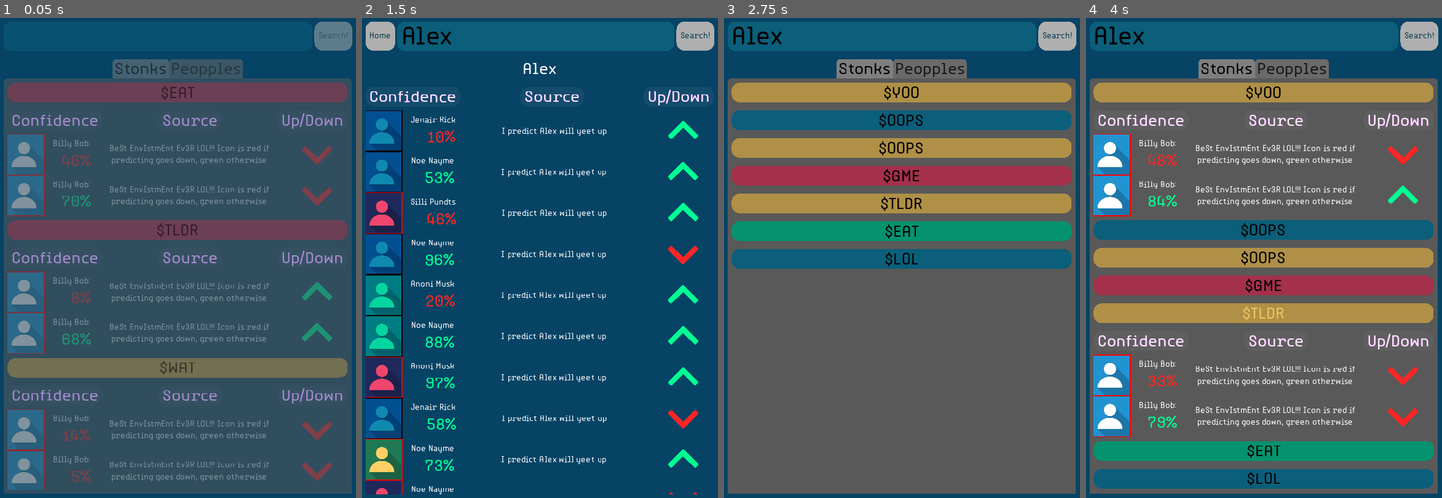
Above: before the commit, frames 1-4 (left to right).
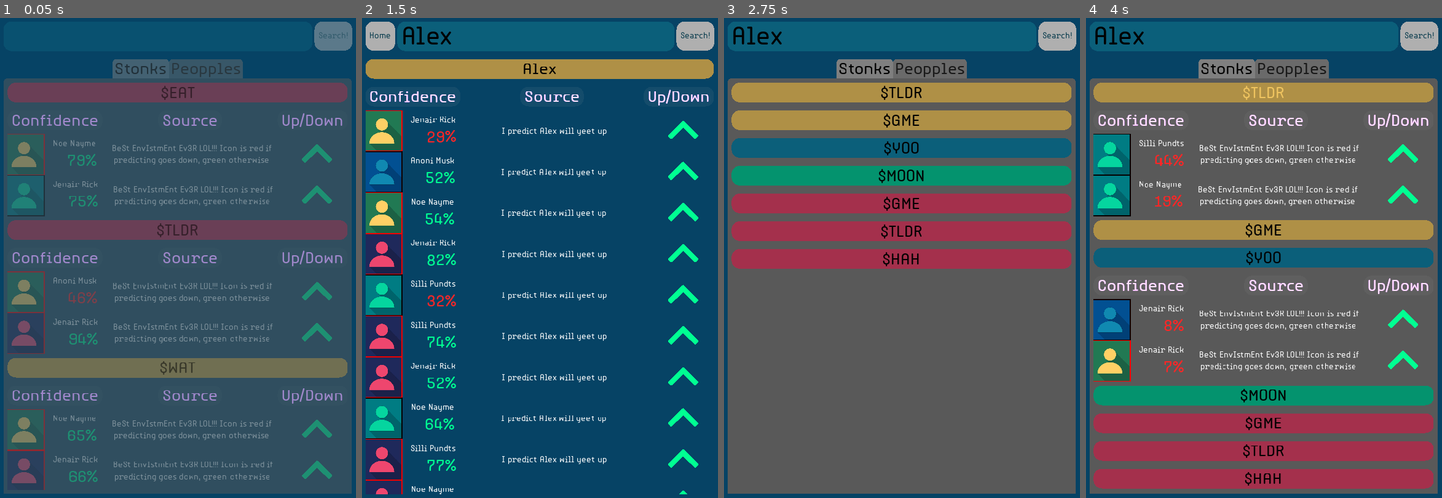
Above: after the commit, the same moments.

Repository: Hackathons-Other/AARC
Game: Godot game, scene res://Scene/Home.tscn
The game is run twice, just before and just after one commit, with the same random seed, the same clock (stepped at 60 frames per second) and the same inputs.
Inputs (mouse positions are in pixels of both pictures, inside the frame that each line leads up to):
- Up to frame 1 (0.05 s): no input
- Up to frame 2 (1.5 s): click (518, 37) at 0.52 s; type "Alex" at 0.6 s; click "Search!" at 1.25 s
- Up to frame 3 (2.75 s): click "Home" at 2 s
- Up to frame 4 (4 s): click "$YOO" at 2.75 s; click "$TLDR" at 3.5 s

The runs differ from the first frame. In frame 1, 9.7% of the frame differs, in the area x 2-94%, y 24-99%; in frame 2, 12%; in frame 3, 23%; in frame 4, 39%, in the area x 2-98%, y 14-99%.

Commit message:
More eye candy

Diff:
--- a/DeMythyfi_App/Global.gd
+++ b/DeMythyfi_App/Global.gd
@@ -1,4 +1,6 @@
 extends Node
+
+
 
 var searched: String = ""
 var colors : PoolColorArray= [
--- a/DeMythyfi_App/Scene/Header.tscn
+++ b/DeMythyfi_App/Scene/Header.tscn
@@ -54,7 +54,7 @@
 rect_min_size = Vector2( 164, 0 )
 size_flags_stretch_ratio = 0.4
 
-[node name="Label4" type="Button" parent="Label"]
+[node name="Confidence" type="Button" parent="Label"]
 margin_top = 12.0
 margin_right = 164.0
 margin_bottom = 26.0
@@ -74,7 +74,7 @@
 margin_bottom = 39.0
 size_flags_horizontal = 3
 
-[node name="Label5" type="Button" parent="Label2"]
+[node name="Source" type="Button" parent="Label2"]
 margin_left = 164.0
 margin_top = 12.0
 margin_right = 223.0
@@ -97,7 +97,7 @@
 "_edit_use_anchors_": false
 }
 
-[node name="Label6" type="Button" parent="Label3"]
+[node name="UpDown" type="Button" parent="Label3"]
 margin_top = 12.0
 margin_right = 120.0
 margin_bottom = 26.0
--- a/DeMythyfi_App/Scene/Home.gd
+++ b/DeMythyfi_App/Scene/Home.gd
@@ -4,6 +4,10 @@
 	$Body/SearchBar/TextEdit.text = Global.searched
 	if get_node_or_null("Anim"):
 		$Anim.play("Fade")
+	if get_node_or_null("Body/TabContainer/Stonks/Stonks"):
+		for child in $Body/TabContainer/Stonks/Stonks.get_children():
+			if child is Topic:
+				child._on_Toggle_button_down()
 
 func _on_Search_button_up() -> void:
 	Global.searched = $Body/SearchBar/TextEdit.text
--- a/DeMythyfi_App/Scene/Home.tscn
+++ b/DeMythyfi_App/Scene/Home.tscn
@@ -17,7 +17,7 @@
 tracks/0/imported = false
 tracks/0/enabled = true
 tracks/0/keys = {
-"points": PoolRealArray( 0, -0.0434416, -0.00520027, 0.0434416, 0.00520027, 1, -0.0468327, -0.0263637, 0.0468327, 0.0263637 ),
+"points": PoolRealArray( 0, -0.0434416, -0.00520027, 0.05, 0, 1, -0.05, 0, 0.0468327, 0.0263637 ),
 "times": PoolRealArray( 0, 0.1 )
 }
 
--- a/DeMythyfi_App/Scene/Home/Field.gd
+++ b/DeMythyfi_App/Scene/Home/Field.gd
@@ -7,16 +7,16 @@
 
 var confidence : float
 
-func _ready() -> void:
-	init_random()
+#func _ready() -> void:
+#	init_random()
 
-func change_quote(s: String) -> void:
+func set_quote(s: String) -> void:
 	$Quotes.text = s
 
-func change_name(to : String) -> void:
+func set_name(to : String) -> void:
 	$CenterContainer/Profile/Name.text = to
 
-func change_icon_color(color : Color) -> void:
+func set_color(color : Color) -> void:
 	Icon.modulate = color
 
 func set_confidence(conf: float) -> void:
@@ -25,13 +25,13 @@
 		Percent.modulate = Global.directional_colors[Global.down]
 	else:
 		Percent.modulate = Global.directional_colors[Global.up]
+	Percent.text = str(round(conf)) + "%"
 
 
 func init_random() -> void:
 	# TODO: Get actual dir
 	randomize()
 	set_confidence(randf() * 100)
-	Percent.text = str(round(confidence)) + "%"
 	var coin_flip := randi() % 2
 	if coin_flip == 1:
 		set_dir(Global.up)
@@ -39,8 +39,16 @@
 		set_dir(Global.down)
 
 func set_dir(dir: String) -> void:
+	"""Use Global.up or Global.down as dir"""
 	Direction.modulate = Global.directional_colors[dir]
 	if dir == Global.down:
 		Direction.flip_v = true
 	else:
 		Direction.flip_v = false
+
+
+func _on_Quotes_gui_input(event):
+	# enable for mobile: (event is InputEventScreenTouch or
+	if (event is InputEventMouseButton and event.button_index == BUTTON_LEFT) and event.pressed:
+#		print(event)
+		OS.shell_open("www.google.com")
--- a/DeMythyfi_App/Scene/Home/Field.tscn
+++ b/DeMythyfi_App/Scene/Home/Field.tscn
@@ -100,6 +100,8 @@
 margin_right = 64.0
 margin_bottom = 200.0
 rect_min_size = Vector2( 64, 64 )
+hint_tooltip = "Here's some information about the person"
+mouse_default_cursor_shape = 16
 size_flags_vertical = 3
 texture = ExtResource( 1 )
 expand = true
@@ -132,6 +134,9 @@
 margin_top = 24.0
 margin_right = 76.0
 margin_bottom = 63.0
+hint_tooltip = "Clicking will take you to how we calculated this score (stats)"
+mouse_filter = 1
+mouse_default_cursor_shape = 16
 size_flags_vertical = 1
 custom_fonts/font = ExtResource( 4 )
 text = "100%"
@@ -145,6 +150,9 @@
 margin_left = 188.0
 margin_right = 656.0
 margin_bottom = 200.0
+hint_tooltip = "www.link_to_source.com"
+mouse_filter = 1
+mouse_default_cursor_shape = 2
 size_flags_horizontal = 3
 size_flags_vertical = 5
 custom_fonts/font = ExtResource( 2 )
@@ -162,6 +170,8 @@
 margin_right = 800.0
 margin_bottom = 200.0
 rect_min_size = Vector2( 120, 64 )
+hint_tooltip = "Green up: this person thinks stock will rise, otherwise, red down"
+mouse_default_cursor_shape = 16
 size_flags_vertical = 3
 size_flags_stretch_ratio = 0.4
 texture = ExtResource( 5 )
@@ -170,3 +180,4 @@
 __meta__ = {
 "_edit_use_anchors_": false
 }
+[connection signal="gui_input" from="Quotes" to="." method="_on_Quotes_gui_input"]
--- a/DeMythyfi_App/Scene/Home/Topic.gd
+++ b/DeMythyfi_App/Scene/Home/Topic.gd
@@ -5,25 +5,30 @@
 export var fade_time := .2
 
 
-var names := ["$GME", "$MOON", "$OOPS", "$LOL", "$TLDR", "$WAT", "$YOO", "$EAT", "$HAH"]
+var descending := true
+var names : PoolStringArray = ["$GME", "$MOON", "$OOPS", "$LOL", "$TLDR", "$WAT", "$YOO", "$EAT", "$HAH"]
+var person_names : PoolStringArray = ["Noe Nayme", "Anoni Musk", "Jenair Rick", "Silli Pundts"]
+var confidences := []
 
 func _ready():
 #	for child in get_children():
 #		if child is Topic:
 #			print(child.name)
-	_on_Label_button_down()
 	randomize()
 	get_node("Toggle").text = names[randi() % names.size()]
 	get_node("Toggle").self_modulate = Global.colors[randi() % Global.colors.size()]
+	for child in get_children():
+		if child is Field:
+			randomize()
+			var conf := randf() * 100
+			child.set_confidence(conf)
+			var p_name := person_names[randi() % person_names.size()]
+			child.set_name(p_name)
+			var color = Global.colors[randi() % Global.colors.size()]
+			child.set_color(color)
+			confidences.append([conf, p_name, color])
 
 
-func _on_Label_button_down():
-	for child in get_children():
-		if child is Field or child.name == "Header":
-			if !child.visible:
-				child.show()
-			tween.interpolate_property(child, "modulate:a", child.modulate.a, int(round(child.modulate.a + 1)) % 2, fade_time)
-			tween.start()
 
 
 func _on_Tween_tween_completed(object, key):
@@ -31,3 +36,36 @@
 		for child in get_children():
 			if (child is Field or child.name == "Header") and child.modulate.a == 0:
 				child.hide()
+
+
+func _on_Confidence_button_up():
+	var i := 0
+	if descending:
+		confidences.sort_custom(CustomSort, "sort_descending")
+	else:
+		confidences.sort_custom(CustomSort, "sort_ascending")
+	descending = !descending # TODO: need to set this for each individual column
+	for child in get_children():
+		if child is Field:
+			child.set_confidence(confidences[i][0])
+			child.set_name(confidences[i][1])
+			child.set_color(confidences[i][2])
+			i += 1
+
+class CustomSort:
+	static func sort_descending(a, b):
+		if a[0] > b[0]: # ONLY WORKS FOR CONFIDENCE SCORE FOR NOW BC OF 0 INDEX
+			return true
+		return false
+	static func sort_ascending(a, b):
+		if a[0] < b[0]: # ONLY WORKS FOR CONFIDENCE SCORE FOR NOW BC OF 0 INDEX
+			return true
+		return false
+
+func _on_Toggle_button_down():
+	for child in get_children():
+		if child is Field or child.name == "Header":
+			if !child.visible:
+				child.show()
+			tween.interpolate_property(child, "modulate:a", child.modulate.a, int(round(child.modulate.a + 1)) % 2, fade_time)
+			tween.start()
--- a/DeMythyfi_App/Scene/Home/Topic.tscn
+++ b/DeMythyfi_App/Scene/Home/Topic.tscn
@@ -30,7 +30,7 @@
 [node name="Label" parent="Header" index="0"]
 margin_right = 189.0
 
-[node name="Label4" parent="Header/Label" index="0"]
+[node name="Confidence" parent="Header/Label" index="0"]
 margin_top = 0.0
 margin_right = 189.0
 margin_bottom = 39.0
@@ -39,16 +39,16 @@
 margin_left = 193.0
 margin_right = 537.0
 
-[node name="Label5" parent="Header/Label2" index="0"]
-margin_left = 119.0
+[node name="Source" parent="Header/Label2" index="0"]
+margin_left = 108.0
 margin_top = 0.0
-margin_right = 225.0
+margin_right = 236.0
 margin_bottom = 39.0
 
 [node name="Label3" parent="Header" index="2"]
 margin_left = 541.0
 
-[node name="Label6" parent="Header/Label3" index="0"]
+[node name="UpDown" parent="Header/Label3" index="0"]
 margin_top = 0.0
 margin_right = 139.0
 margin_bottom = 39.0
@@ -101,7 +101,8 @@
 margin_right = 680.0
 margin_bottom = 64.0
 [connection signal="tween_completed" from="Tween" to="." method="_on_Tween_tween_completed"]
-[connection signal="button_down" from="Toggle" to="." method="_on_Label_button_down"]
+[connection signal="button_down" from="Toggle" to="." method="_on_Toggle_button_down"]
+[connection signal="button_up" from="Header/Label/Confidence" to="." method="_on_Confidence_button_up"]
 
 [editable path="Header"]
 
--- a/DeMythyfi_App/Scene/SearchResults.gd
+++ b/DeMythyfi_App/Scene/SearchResults.gd
@@ -1,16 +1,11 @@
 extends MarginContainer
 
-var names := ["Noe Nayme", "Anoni Musk", "Jenair Rick", "Silli Pundts"]
-
 func _ready() -> void:
-
 	$Home/Body/SearchBar/TextEdit.text = Global.searched
-	$Home/Body/Stonks/Stonks/SearchTerms.text = Global.searched
-	for child in $Home/Body/Stonks/Stonks.get_children():
+	$Home/Body/Stonks/Topic/Toggle.text = Global.searched
+	for child in $Home/Body/Stonks/Topic.get_children():
 		if child is Field:
-			child.change_quote("I predict " + Global.searched + " will yeet up")
-			child.change_name(names[randi() % names.size()])
-			child.change_icon_color(Global.colors[randi() % Global.colors.size()])
+			child.set_quote("I predict " + Global.searched + " will yeet up")
 
 
 func _on_Home_button_up():
--- a/DeMythyfi_App/Scene/SearchResults.tscn
+++ b/DeMythyfi_App/Scene/SearchResults.tscn
@@ -5,8 +5,8 @@
 [ext_resource path="res://Scene/Home/Field.tscn" type="PackedScene" id=3]
 [ext_resource path="res://Scene/Home.gd" type="Script" id=4]
 [ext_resource path="res://Theme/main_theme.tres" type="Theme" id=5]
-[ext_resource path="res://Scene/Header.tscn" type="PackedScene" id=6]
 [ext_resource path="res://Scene/SearchResults.gd" type="Script" id=7]
+[ext_resource path="res://Scene/Home/Topic.tscn" type="PackedScene" id=8]
 
 [node name="SearchResults" type="MarginContainer"]
 anchor_right = 1.0
@@ -86,165 +86,138 @@
 size_flags_vertical = 3
 scroll_horizontal_enabled = false
 
-[node name="Stonks" type="VBoxContainer" parent="Home/Body/Stonks"]
+[node name="Topic" parent="Home/Body/Stonks" instance=ExtResource( 8 )]
+margin_top = 0.0
+margin_bottom = 1934.0
+size_flags_horizontal = 3
+size_flags_vertical = 3
+
+[node name="Field3" parent="Home/Body/Stonks/Topic" instance=ExtResource( 3 )]
+margin_left = 0.0
+margin_top = 270.0
+margin_right = 680.0
+margin_bottom = 334.0
+
+[node name="Field4" parent="Home/Body/Stonks/Topic" instance=ExtResource( 3 )]
+margin_left = 0.0
+margin_top = 350.0
+margin_right = 680.0
+margin_bottom = 414.0
+
+[node name="Field5" parent="Home/Body/Stonks/Topic" instance=ExtResource( 3 )]
+margin_left = 0.0
+margin_top = 430.0
+margin_right = 680.0
+margin_bottom = 494.0
+
+[node name="Field6" parent="Home/Body/Stonks/Topic" instance=ExtResource( 3 )]
+margin_left = 0.0
+margin_top = 510.0
+margin_right = 680.0
+margin_bottom = 574.0
+
+[node name="Field7" parent="Home/Body/Stonks/Topic" instance=ExtResource( 3 )]
+margin_left = 0.0
+margin_top = 590.0
+margin_right = 680.0
+margin_bottom = 654.0
+
+[node name="Field8" parent="Home/Body/Stonks/Topic" instance=ExtResource( 3 )]
+margin_left = 0.0
+margin_top = 670.0
+margin_right = 680.0
+margin_bottom = 734.0
+
+[node name="Field9" parent="Home/Body/Stonks/Topic" instance=ExtResource( 3 )]
+margin_left = 0.0
+margin_top = 750.0
+margin_right = 680.0
+margin_bottom = 814.0
+
+[node name="Field10" parent="Home/Body/Stonks/Topic" instance=ExtResource( 3 )]
+margin_left = 0.0
+margin_top = 830.0
+margin_right = 680.0
+margin_bottom = 894.0
+
+[node name="Field11" parent="Home/Body/Stonks/Topic" instance=ExtResource( 3 )]
+margin_left = 0.0
+margin_top = 910.0
+margin_right = 680.0
+margin_bottom = 974.0
+
+[node name="Field12" parent="Home/Body/Stonks/Topic" instance=ExtResource( 3 )]
+margin_left = 0.0
+margin_top = 990.0
+margin_right = 680.0
+margin_bottom = 1054.0
+
+[node name="Field13" parent="Home/Body/Stonks/Topic" instance=ExtResource( 3 )]
+margin_left = 0.0
+margin_top = 1070.0
+margin_right = 680.0
+margin_bottom = 1134.0
+
+[node name="Field14" parent="Home/Body/Stonks/Topic" instance=ExtResource( 3 )]
+margin_left = 0.0
+margin_top = 1150.0
+margin_right = 680.0
+margin_bottom = 1214.0
+
+[node name="Field15" parent="Home/Body/Stonks/Topic" instance=ExtResource( 3 )]
+margin_left = 0.0
+margin_top = 1230.0
+margin_right = 680.0
+margin_bottom = 1294.0
+
+[node name="Field16" parent="Home/Body/Stonks/Topic" instance=ExtResource( 3 )]
+margin_left = 0.0
+margin_top = 1310.0
+margin_right = 680.0
+margin_bottom = 1374.0
+
+[node name="Field17" parent="Home/Body/Stonks/Topic" instance=ExtResource( 3 )]
+margin_left = 0.0
+margin_top = 1390.0
+margin_right = 680.0
+margin_bottom = 1454.0
+
+[node name="Field18" parent="Home/Body/Stonks/Topic" instance=ExtResource( 3 )]
+margin_left = 0.0
+margin_top = 1470.0
+margin_right = 680.0
+margin_bottom = 1534.0
+
+[node name="Field19" parent="Home/Body/Stonks/Topic" instance=ExtResource( 3 )]
+margin_left = 0.0
+margin_top = 1550.0
+margin_right = 680.0
+margin_bottom = 1614.0
+
+[node name="Field20" parent="Home/Body/Stonks/Topic" instance=ExtResource( 3 )]
+margin_left = 0.0
+margin_top = 1630.0
+margin_right = 680.0
+margin_bottom = 1694.0
+
+[node name="Field21" parent="Home/Body/Stonks/Topic" instance=ExtResource( 3 )]
+margin_left = 0.0
+margin_top = 1710.0
 margin_right = 680.0
 margin_bottom = 1774.0
-size_flags_horizontal = 3
-size_flags_vertical = 3
-custom_constants/separation = 16
-
-[node name="SearchTerms" type="Label" parent="Home/Body/Stonks/Stonks"]
-margin_right = 680.0
-margin_bottom = 39.0
-text = "Searched Term"
-align = 1
-
-[node name="Header" parent="Home/Body/Stonks/Stonks" instance=ExtResource( 6 )]
-
-[node name="Field" parent="Home/Body/Stonks/Stonks" instance=ExtResource( 3 )]
-margin_left = 0.0
-margin_top = 110.0
-margin_right = 680.0
-margin_bottom = 174.0
-
-[node name="CenterContainer" parent="Home/Body/Stonks/Stonks/Field" index="0"]
-margin_bottom = 64.0
-
-[node name="Icon" parent="Home/Body/Stonks/Stonks/Field/CenterContainer" index="0"]
-margin_bottom = 64.0
-
-[node name="Profile" parent="Home/Body/Stonks/Stonks/Field/CenterContainer" index="1"]
-margin_bottom = 64.0
-
-[node name="Quotes" parent="Home/Body/Stonks/Stonks/Field" index="1"]
-margin_right = 536.0
-margin_bottom = 64.0
-
-[node name="Direction" parent="Home/Body/Stonks/Stonks/Field" index="2"]
-margin_left = 560.0
-margin_right = 680.0
-margin_bottom = 64.0
-
-[node name="Field2" parent="Home/Body/Stonks/Stonks" instance=ExtResource( 3 )]
-margin_left = 0.0
-margin_top = 190.0
-margin_right = 680.0
-margin_bottom = 254.0
-
-[node name="Field3" parent="Home/Body/Stonks/Stonks" instance=ExtResource( 3 )]
-margin_left = 0.0
-margin_top = 270.0
-margin_right = 680.0
-margin_bottom = 334.0
-
-[node name="Field4" parent="Home/Body/Stonks/Stonks" instance=ExtResource( 3 )]
-margin_left = 0.0
-margin_top = 350.0
-margin_right = 680.0
-margin_bottom = 414.0
-
-[node name="Field5" parent="Home/Body/Stonks/Stonks" instance=ExtResource( 3 )]
-margin_left = 0.0
-margin_top = 430.0
-margin_right = 680.0
-margin_bottom = 494.0
-
-[node name="Field6" parent="Home/Body/Stonks/Stonks" instance=ExtResource( 3 )]
-margin_left = 0.0
-margin_top = 510.0
-margin_right = 680.0
-margin_bottom = 574.0
-
-[node name="Field7" parent="Home/Body/Stonks/Stonks" instance=ExtResource( 3 )]
-margin_left = 0.0
-margin_top = 590.0
-margin_right = 680.0
-margin_bottom = 654.0
-
-[node name="Field8" parent="Home/Body/Stonks/Stonks" instance=ExtResource( 3 )]
-margin_left = 0.0
-margin_top = 670.0
-margin_right = 680.0
-margin_bottom = 734.0
-
-[node name="Field9" parent="Home/Body/Stonks/Stonks" instance=ExtResource( 3 )]
-margin_left = 0.0
-margin_top = 750.0
-margin_right = 680.0
-margin_bottom = 814.0
-
-[node name="Field10" parent="Home/Body/Stonks/Stonks" instance=ExtResource( 3 )]
-margin_left = 0.0
-margin_top = 830.0
-margin_right = 680.0
-margin_bottom = 894.0
-
-[node name="Field11" parent="Home/Body/Stonks/Stonks" instance=ExtResource( 3 )]
-margin_left = 0.0
-margin_top = 910.0
-margin_right = 680.0
-margin_bottom = 974.0
-
-[node name="Field12" parent="Home/Body/Stonks/Stonks" instance=ExtResource( 3 )]
-margin_left = 0.0
-margin_top = 990.0
-margin_right = 680.0
-margin_bottom = 1054.0
-
-[node name="Field13" parent="Home/Body/Stonks/Stonks" instance=ExtResource( 3 )]
-margin_left = 0.0
-margin_top = 1070.0
-margin_right = 680.0
-margin_bottom = 1134.0
-
-[node name="Field14" parent="Home/Body/Stonks/Stonks" instance=ExtResource( 3 )]
-margin_left = 0.0
-margin_top = 1150.0
-margin_right = 680.0
-margin_bottom = 1214.0
-
-[node name="Field15" parent="Home/Body/Stonks/Stonks" instance=ExtResource( 3 )]
-margin_left = 0.0
-margin_top = 1230.0
-margin_right = 680.0
-margin_bottom = 1294.0
-
-[node name="Field16" parent="Home/Body/Stonks/Stonks" instance=ExtResource( 3 )]
-margin_left = 0.0
-margin_top = 1310.0
-margin_right = 680.0
-margin_bottom = 1374.0
-
-[node name="Field17" parent="Home/Body/Stonks/Stonks" instance=ExtResource( 3 )]
-margin_left = 0.0
-margin_top = 1390.0
-margin_right = 680.0
-margin_bottom = 1454.0
-
-[node name="Field18" parent="Home/Body/Stonks/Stonks" instance=ExtResource( 3 )]
-margin_left = 0.0
-margin_top = 1470.0
-margin_right = 680.0
-margin_bottom = 1534.0
-
-[node name="Field19" parent="Home/Body/Stonks/Stonks" instance=ExtResource( 3 )]
-margin_left = 0.0
-margin_top = 1550.0
-margin_right = 680.0
-margin_bottom = 1614.0
-
-[node name="Field20" parent="Home/Body/Stonks/Stonks" instance=ExtResource( 3 )]
-margin_left = 0.0
-margin_top = 1630.0
-margin_right = 680.0
-margin_bottom = 1694.0
-
-[node name="Field21" parent="Home/Body/Stonks/Stonks" instance=ExtResource( 3 )]
-margin_left = 0.0
-margin_top = 1710.0
-margin_right = 680.0
-margin_bottom = 1774.0
+
+[node name="Field22" parent="Home/Body/Stonks/Topic" instance=ExtResource( 3 )]
+margin_left = 0.0
+margin_top = 1790.0
+margin_right = 680.0
+margin_bottom = 1854.0
+
+[node name="Field23" parent="Home/Body/Stonks/Topic" instance=ExtResource( 3 )]
+margin_left = 0.0
+margin_top = 1870.0
+margin_right = 680.0
+margin_bottom = 1934.0
 [connection signal="button_up" from="Home/Body/SearchBar/Home" to="." method="_on_Home_button_up"]
 [connection signal="button_up" from="Home/Body/SearchBar/Search" to="Home" method="_on_Search_button_up"]
 
-[editable path="Home/Body/Stonks/Stonks/Field"]
+[editable path="Home/Body/Stonks/Topic"]
--- a/DeMythyfi_App/Theme/main_theme.tres
+++ b/DeMythyfi_App/Theme/main_theme.tres
@@ -5,7 +5,6 @@
 [ext_resource path="res://Theme/LineEdit/hover.tres" type="StyleBox" id=3]
 [ext_resource path="res://Theme/LineEdit/pressed.tres" type="StyleBox" id=4]
 [ext_resource path="res://Theme/Tabs/foreground.tres" type="StyleBox" id=5]
-
 
 [sub_resource type="StyleBoxFlat" id=1]
 content_margin_left = 8.0
